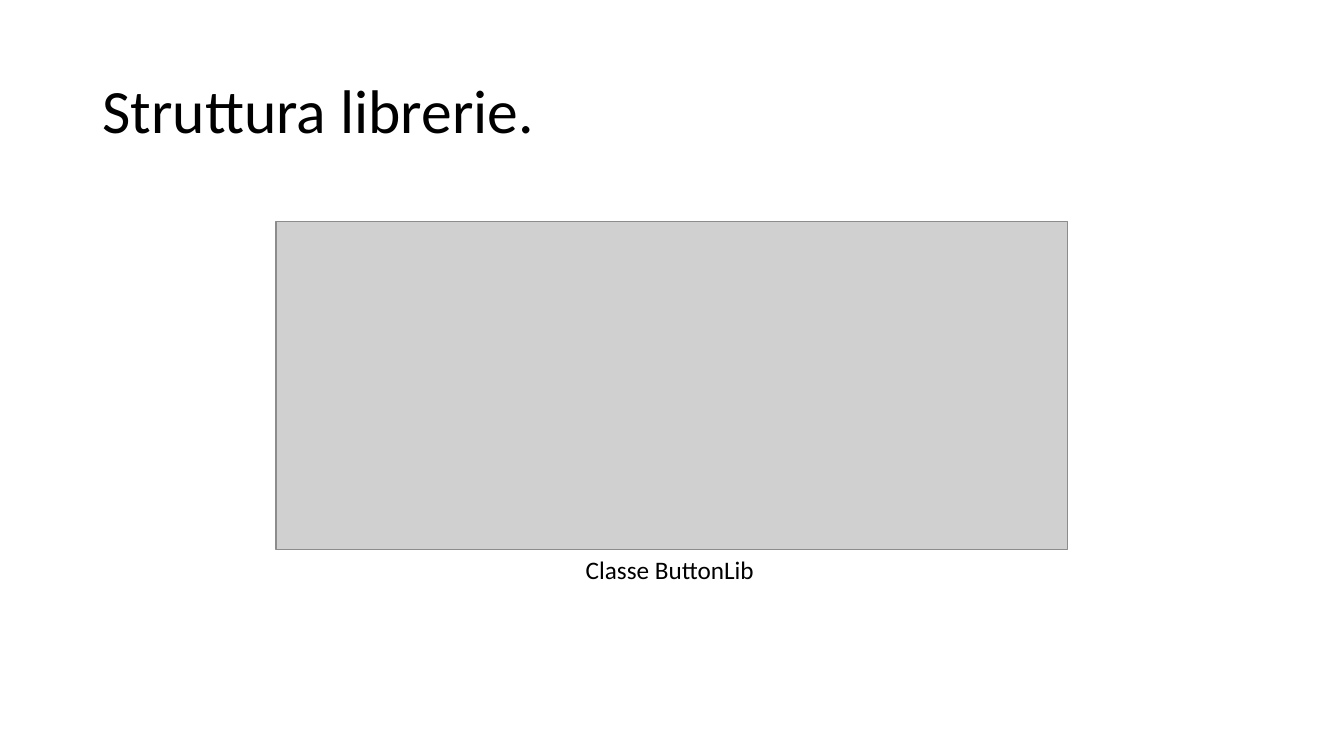
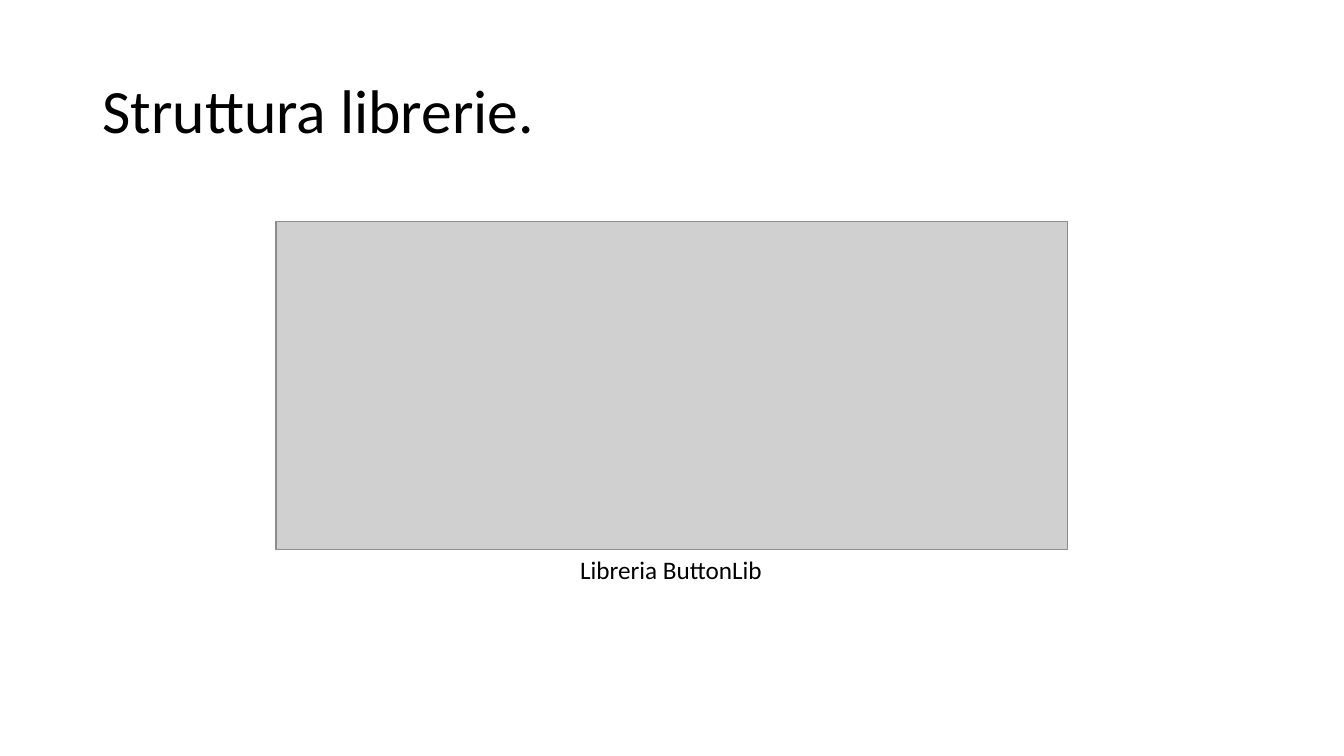
Before and after one commit to filippofinke/actuator-libraries, a slide deck: slide 10 of Presentations/Presentazione.pptx (slide 9 before the commit). Drawn at 1344x756 pixels with LibreOffice and Linux fonts; fonts in the diff are those of the drawing; grey boxes stand for pictures. Boxes give left, top, right and bottom in pixels: in the first picture for what was removed or moved away, otherwise in the second. Text is boxed around its words. In the diff, an @@ line names an element or a change of style, - is before the commit and + after.

```diff
--- a/Presentations/Presentazione.pptx
+++ b/Presentations/Presentazione.pptx
@@ text at (580,561,762,580): text changed @@
-Classe ButtonLib
+Libreria ButtonLib
```
Also in this commit, not shown: 4 other slides changed, 3 slides added, 2 slides removed.
